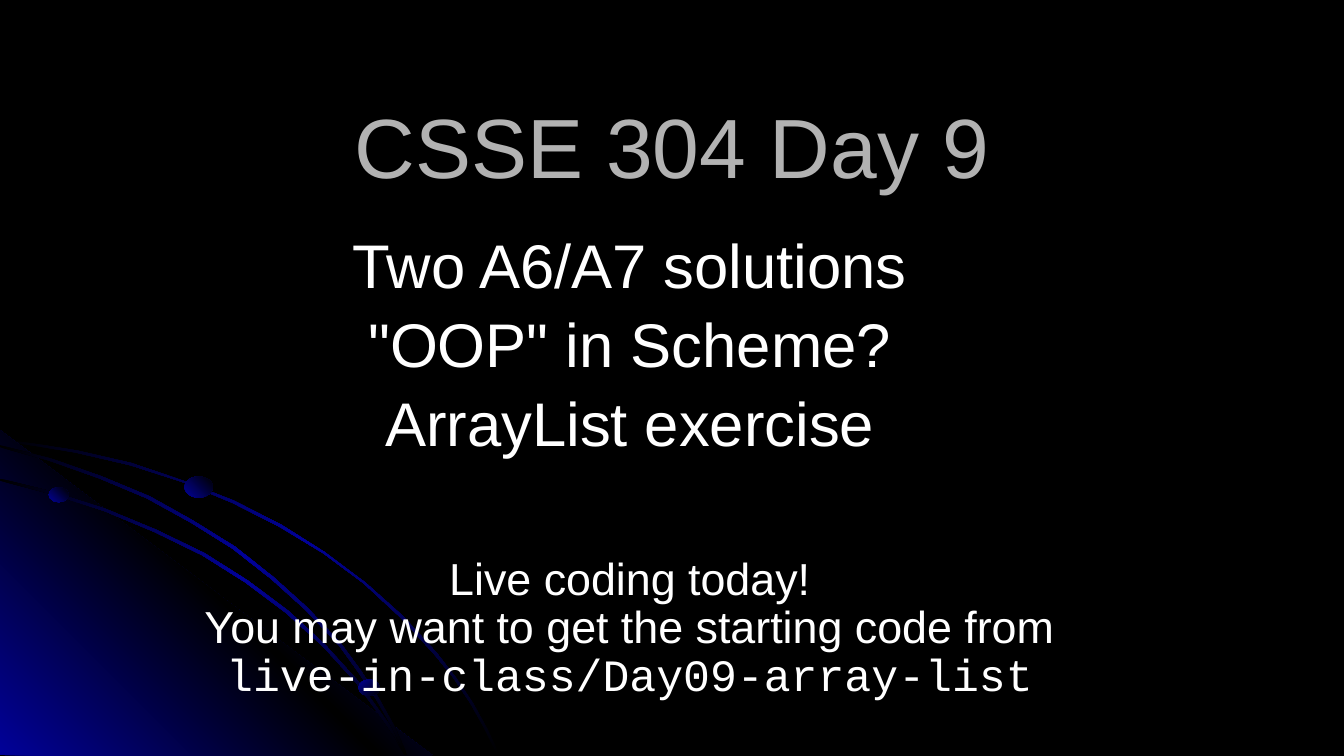
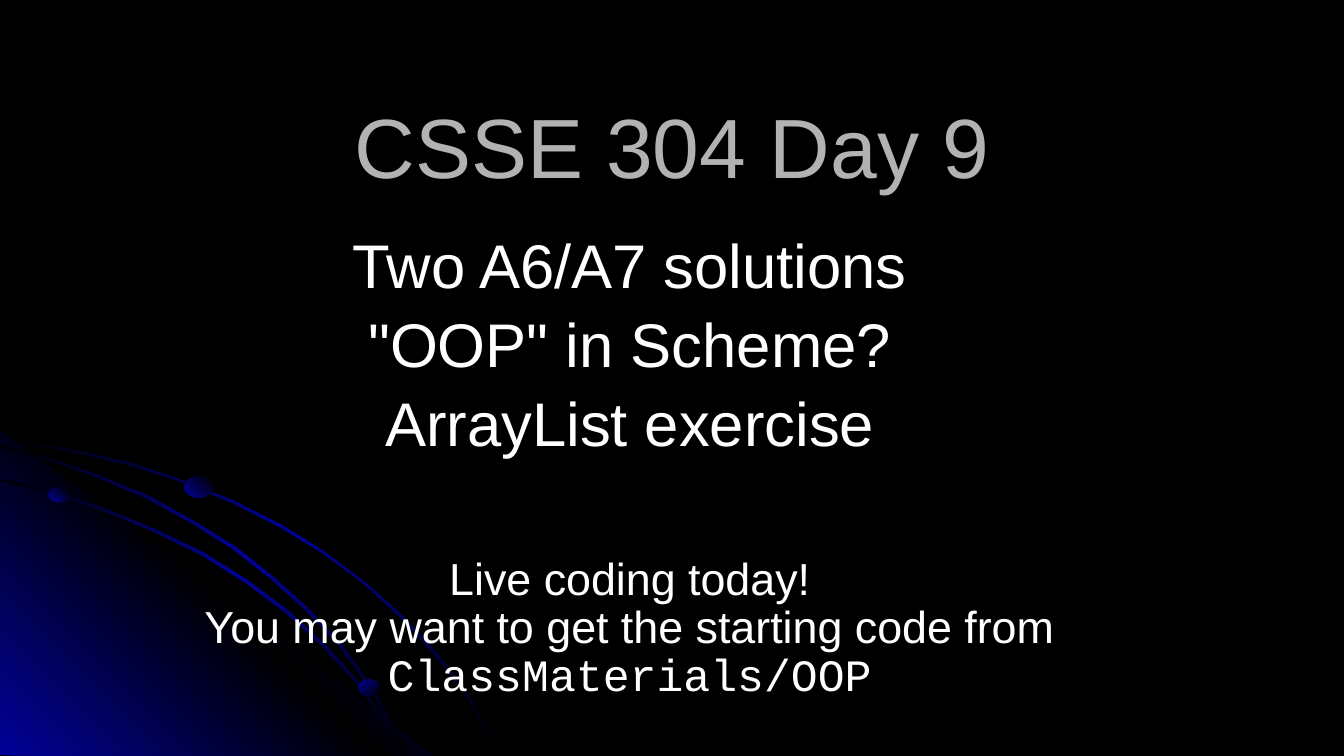
Before and after one commit to RHIT-CSSE/csse304, a slide deck: slide 1 of ClassMaterials/OOP/09-OOP-202120.pptx. Drawn at 1344x756 pixels with LibreOffice and Linux fonts; fonts in the diff are those of the drawing. Boxes give left, top, right and bottom in pixels: in the first picture for what was removed or moved away, otherwise in the second. Text is boxed around its words. In the diff, an @@ line names an element or a change of style, - is before the commit and + after.

Commit message:
slide update

```diff
--- a/ClassMaterials/OOP/09-OOP-202120.pptx
+++ b/ClassMaterials/OOP/09-OOP-202120.pptx
@@ subtitle at bbox=[204, 401, 1054, 692]: text changed @@
-ArrayList exercise
-Live coding today!
-You may want to get the starting code from live-in-class/Day09-array-list
+ArrayList exercise
+Live coding today!
+You may want to get the starting code from ClassMaterials/OOP
```
